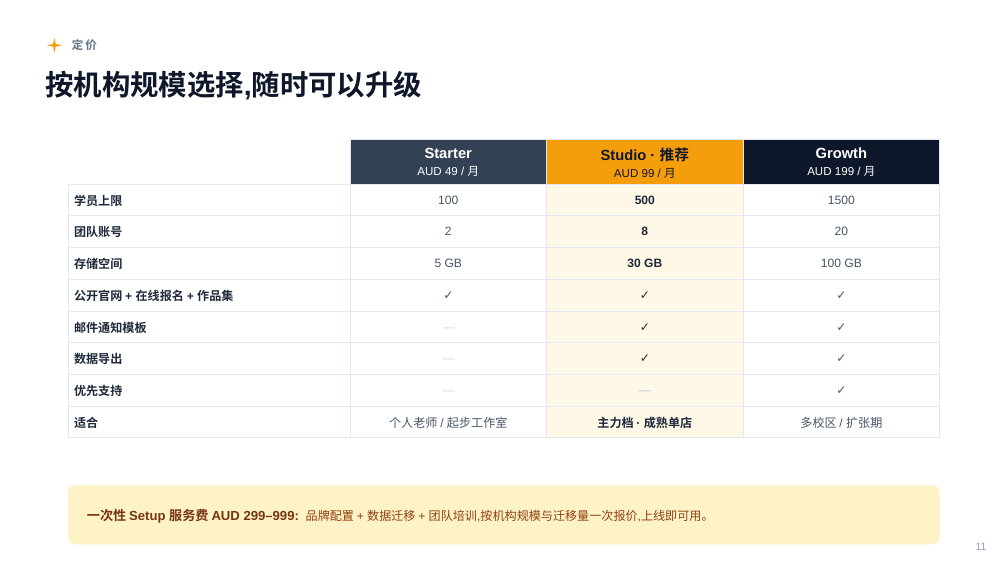
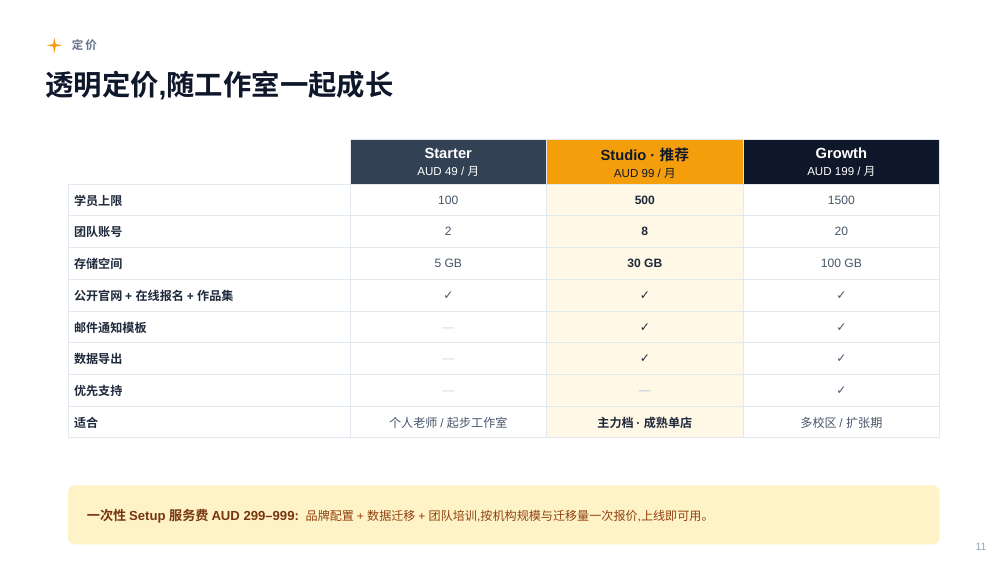
Before and after one commit to kenshinice-ai/studio-saas, a slide deck: slide 11 of docs/sales/PWE_StudioSaaS_销售介绍.pptx. Drawn at 1008x567 pixels with LibreOffice and Linux fonts; fonts in the diff are those of the drawing. Boxes give left, top, right and bottom in pixels: in the first picture for what was removed or moved away, otherwise in the second. Text is boxed around its words. In the diff, an @@ line names an element or a change of style, - is before the commit and + after.

```diff
--- a/docs/sales/PWE_StudioSaaS_销售介绍.pptx
+++ b/docs/sales/PWE_StudioSaaS_销售介绍.pptx
@@ text at (45,70,393,100): text changed @@
-按机构规模选择,随时可以升级
+透明定价,随工作室一起成长
```
Also in this commit, not shown: 12 other slides changed, 4 other files.
